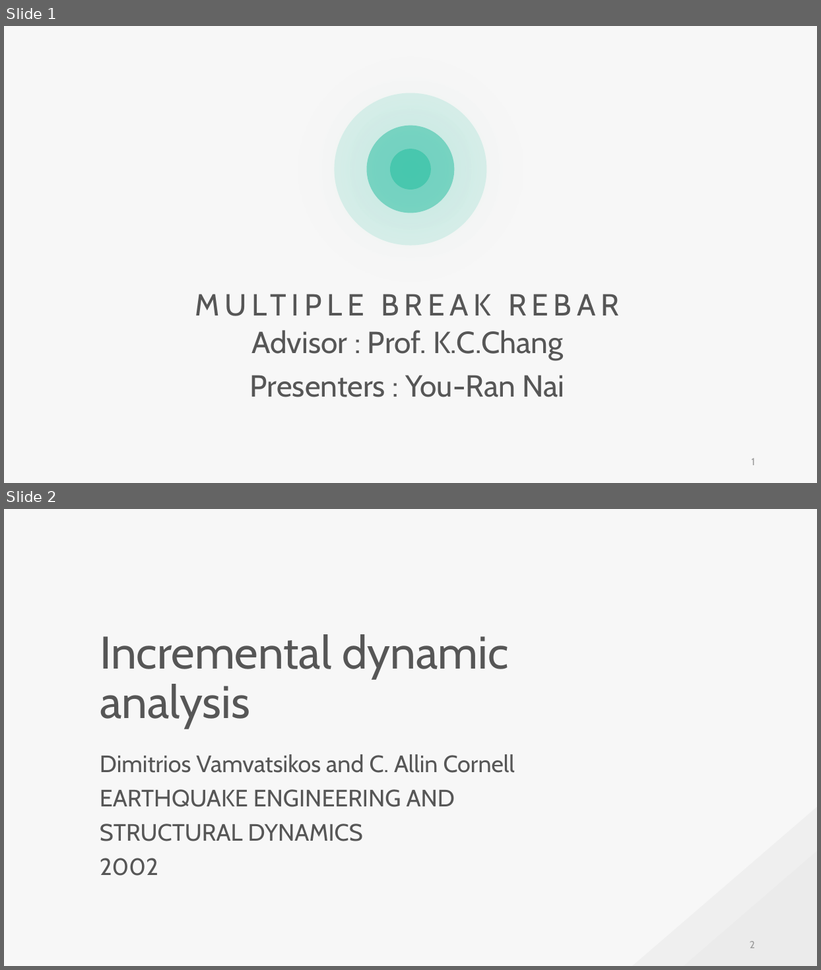
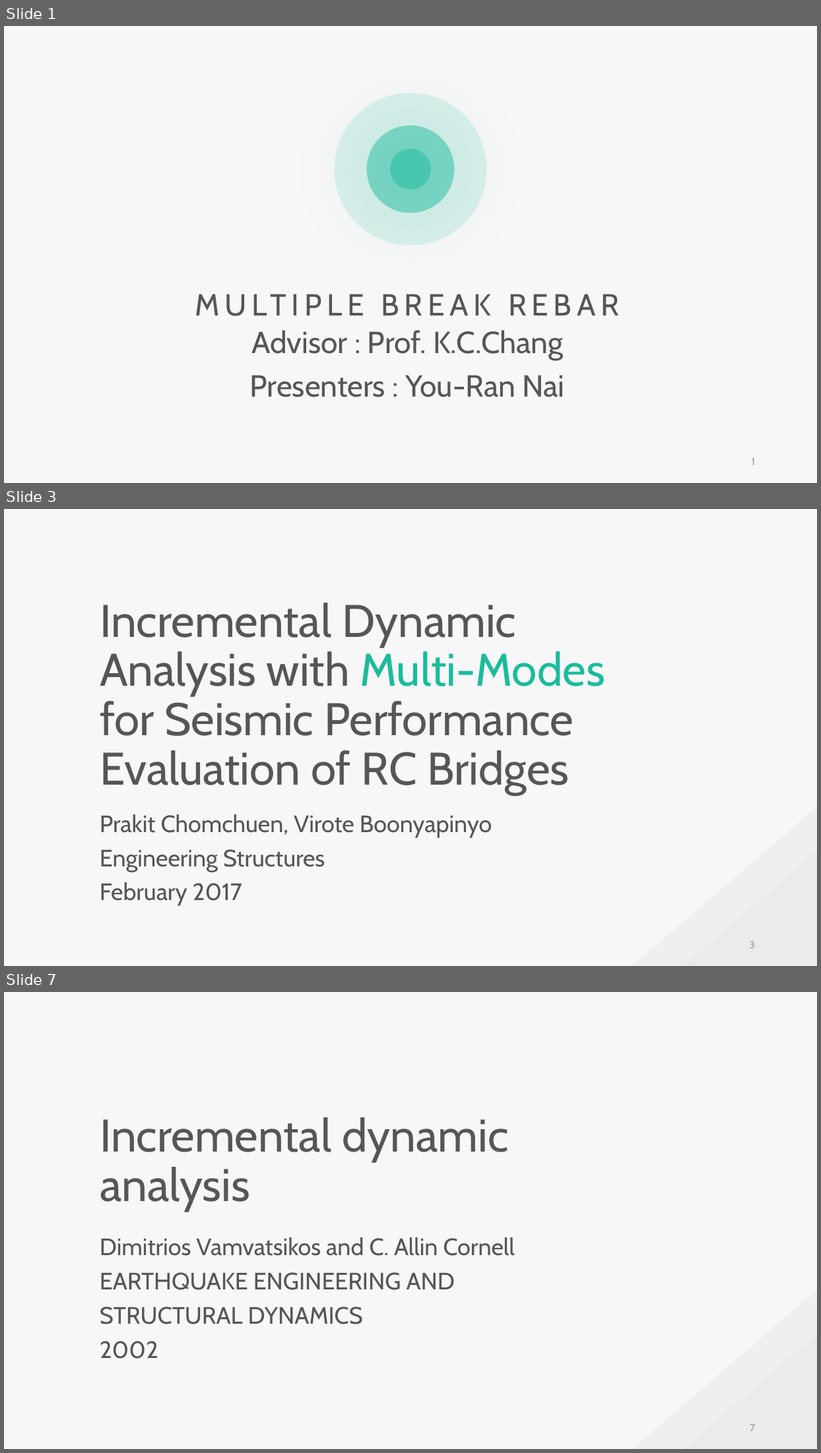
Before and after one commit to skyran1278/VbaProject, a slide deck: 20180126_SmartSplice/20180901_Meeting/Incremental dynamic analysis.pptx. Shown one above the other, each under a label of ours: slides 1 and 2 before the commit, slides 1, 3 and 7 after it; the slides between them are not shown. The pictures are 821x970 and 821x1453 pixels, drawn with LibreOffice and Linux fonts; fonts in the diff are those of the drawing. Boxes give left, top, right and bottom in pixels: in the first picture for what was removed or moved away, otherwise in the second. Text is boxed around its words. In the diff, an @@ line names an element or a change of style, - is before the commit and + after.

```diff
--- a/20180126_SmartSplice/20180901_Meeting/Incremental dynamic analysis.pptx
+++ b/20180126_SmartSplice/20180901_Meeting/Incremental dynamic analysis.pptx
@@ slide 3 added at (x1=4, y1=509, x2=817, y2=966), background #F7F7F7; not listed: 2 template elements that a slide beside it also shows @@
@@ text added at (x1=100, y1=603, x2=605, y2=795), 54 pt, text #565656 @@
+Incremental Dynamic Analysis with Multi-Modes for Seismic Performance Evaluation of RC Bridges
@@ text added at (x1=100, y1=815, x2=492, y2=906), 28 pt, text #565656 @@
+Prakit Chomchuen, Virote Boonyapinyo
+Engineering Structures
+February 2017
@@ page number added at (x1=750, y1=941, x2=755, y2=949), 12 pt, text #9A9A9A @@
+3
@@ what was slide 2 is now slide 7 @@
@@ page number at (x1=750, y1=1424, x2=755, y2=1432): text changed @@
-2
+7
```
Also in this commit, not shown: 4 slides changed, 13 other slides added, 1 other file.
